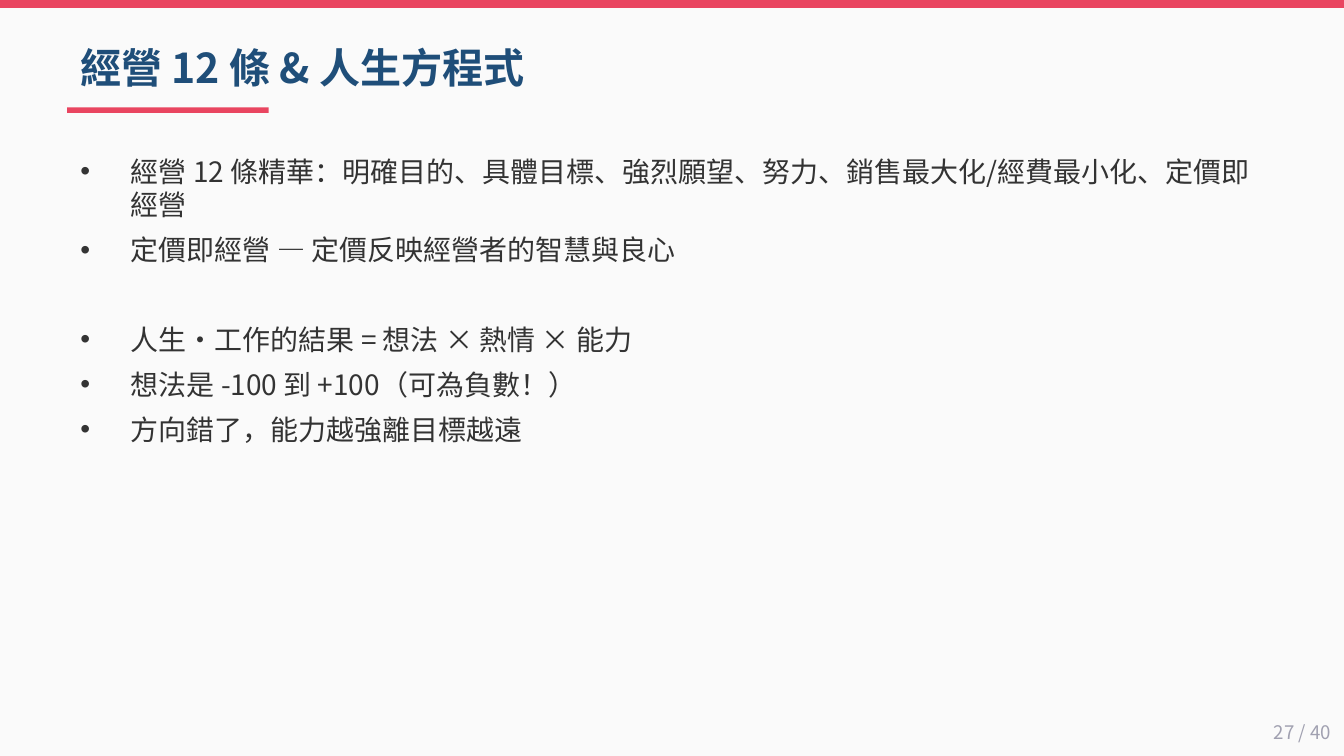
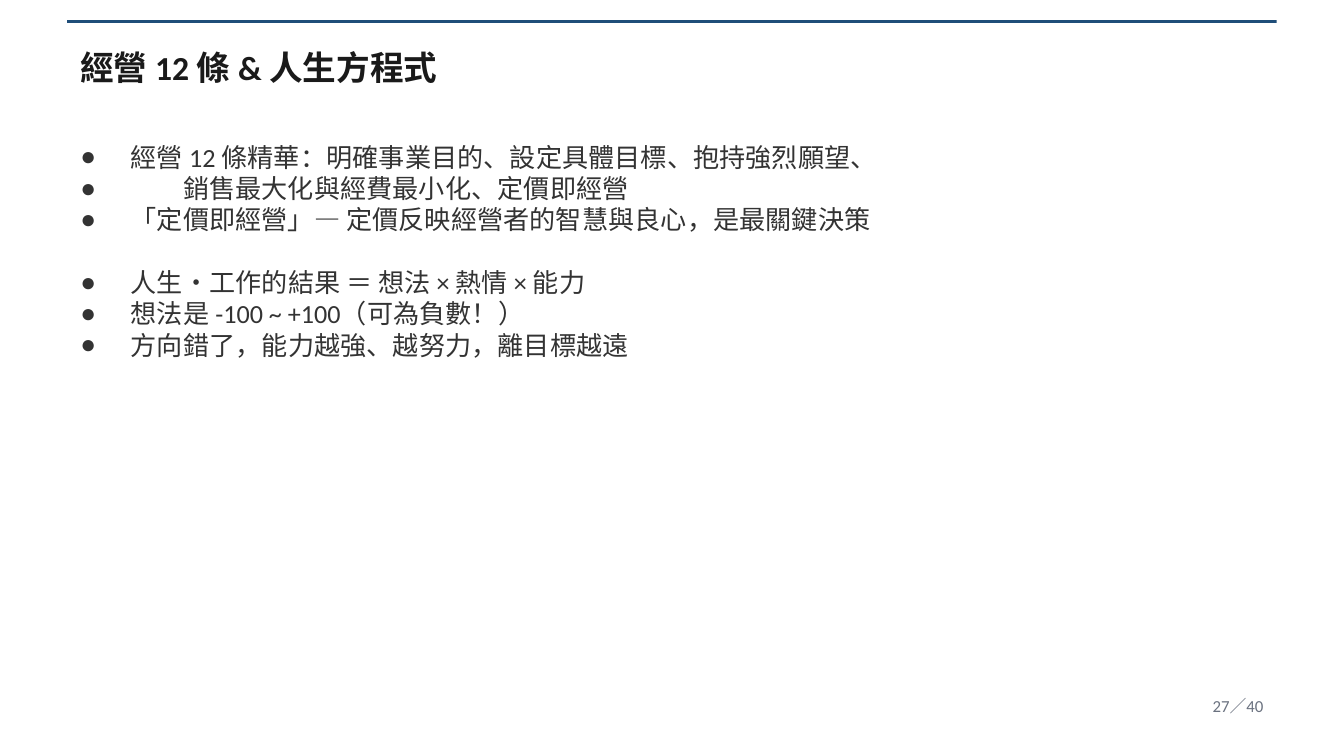
Before and after one commit to Lingo1516/Lingo1516.github.io, a slide deck: slide 27 of 阿米巴經營_40頁完整講義.pptx. Drawn at 1344x756 pixels with LibreOffice and Linux fonts; fonts in the diff are those of the drawing. Boxes give left, top, right and bottom in pixels: in the first picture for what was removed or moved away, otherwise in the second. Text is boxed around its words. In the diff, an @@ line names an element or a change of style, - is before the commit and + after.

Commit message:
update 阿米巴講義 v2 McKinsey style

```diff
--- a/阿米巴經營_40頁完整講義.pptx
+++ b/阿米巴經營_40頁完整講義.pptx
@@ background #FAFAFA to #FFFFFF @@
@@ rectangle: place and size @@
-rectangle at bbox=[0, 0, 1344, 8]
+rectangle at bbox=[67, 20, 1277, 23]
@@ rectangle at bbox=[67, 20, 1277, 23]: fill #E94560 to #1F4E79 @@
@@ text "經營 12 條 & 人生方程式" at bbox=[80, 51, 437, 83]: size 22 to 18 pt, font Noto Sans CJK TC to Calibri, text colour #1F4E79 to #1A1A1A @@
@@ rectangle removed at bbox=[67, 108, 269, 113] @@
@@ text at bbox=[131, 145, 877, 358]: text changed; size 15 to 14 pt; font Noto Sans CJK TC to Calibri @@
-• 經營 12 條精華：明確目的、具體目標、強烈願望、努力、銷售最大化/經費最小化、定價即經營
-• 定價即經營 — 定價反映經營者的智慧與良心
-• 人生・工作的結果 = 想法 × 熱情 × 能力
-• 想法是 -100 到 +100（可為負數！）
-• 方向錯了，能力越強離目標越遠
+● 經營 12 條精華：明確事業目的、設定具體目標、抱持強烈願望、
+● 銷售最大化與經費最小化、定價即經營
+● 「定價即經營」— 定價反映經營者的智慧與良心，是最關鍵決策
+● 人生・工作的結果 ＝ 想法 × 熱情 × 能力
+● 想法是 -100 ~ +100（可為負數！）
+● 方向錯了，能力越強、越努力，離目標越遠
@@ text at bbox=[1213, 698, 1264, 713]: text changed; size 10 to 9 pt; font Noto Sans CJK TC to Calibri; text colour #A0A0B0 to #6B7280 @@
-27 / 40
+27／40
```
Also in this commit, not shown: 39 other slides changed.
